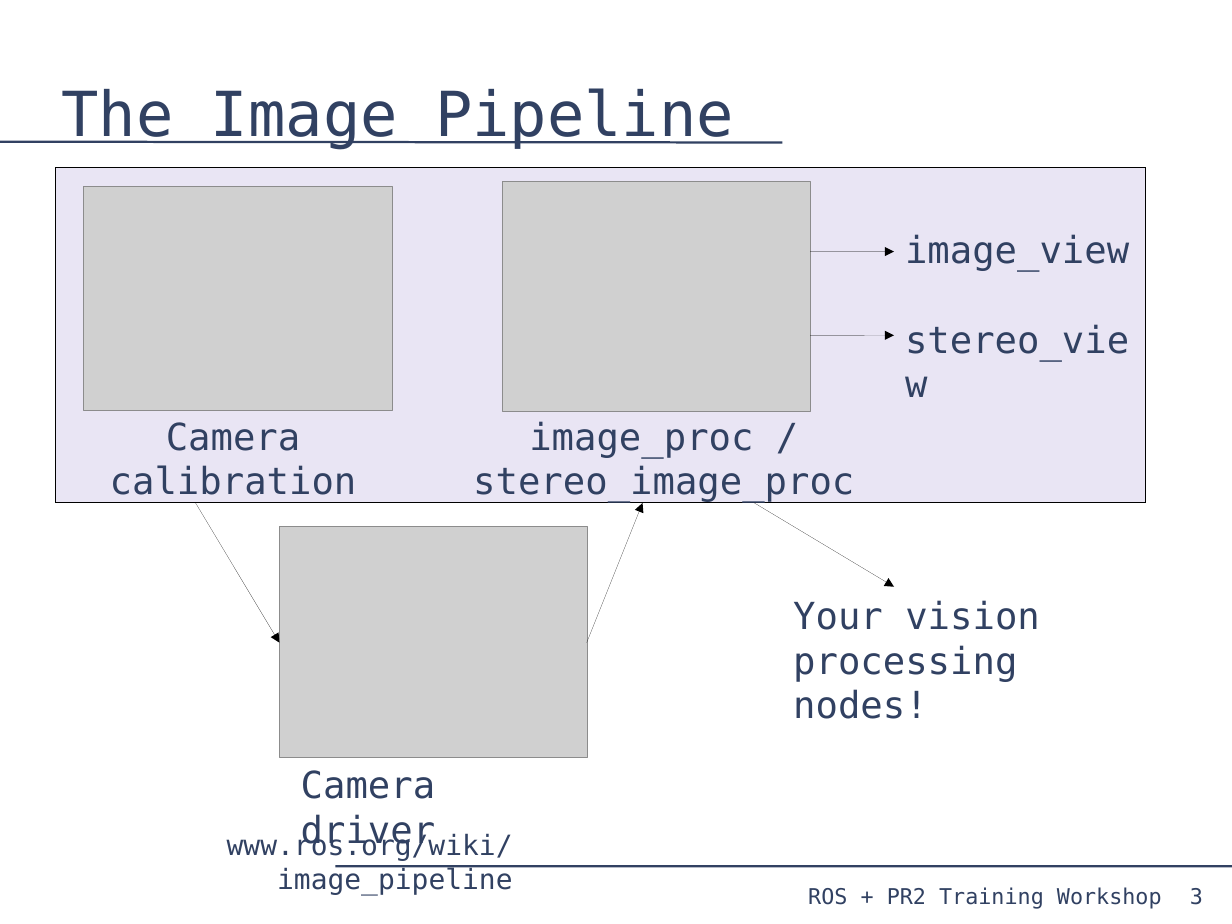
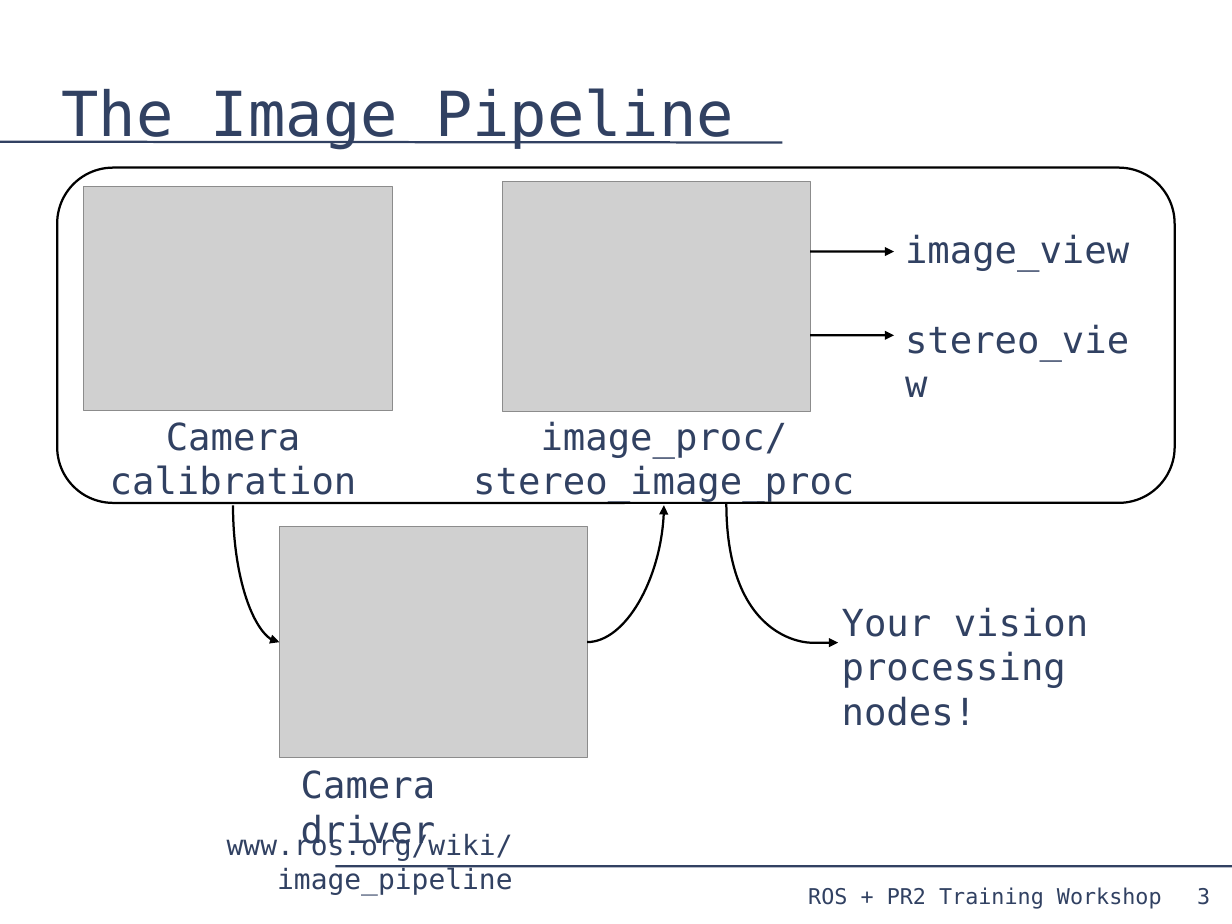
Before and after one commit to PR2/pr2_docs, a slide deck: slide 3 of pr2_training_workshop/processing_camera_data/slides.odp. Drawn at 1232x924 pixels with LibreOffice and Linux fonts; fonts in the diff are those of the drawing; grey boxes stand for pictures. Boxes give left, top, right and bottom in pixels: in the first picture for what was removed or moved away, otherwise in the second. Text is boxed around its words. In the diff, an @@ line names an element or a change of style, - is before the commit and + after.

Commit message:
more formatting

```diff
--- a/pr2_training_workshop/processing_camera_data/slides.odp
+++ b/pr2_training_workshop/processing_camera_data/slides.odp
@@ rectangle removed at [56,168,1146,503] @@
@@ rounded rectangle added at [57,168,1175,503], outline #000000 1.45 pt @@
@@ arrow (811, 252) - (894, 252): stroke #000000 0 pt to #000000 1.45 pt @@
@@ arrow (811, 335) - (894, 335): stroke #000000 0 pt to #000000 1.45 pt @@
@@ text at [473,421,854,502]: text changed @@
-image_proc / stereo_image_proc
+image_proc/
+stereo_image_proc
@@ arrow removed from (196, 503) to (279, 643) @@
@@ curved arrow added from (234, 505) to (279, 643), #000000 1.45 pt @@
@@ arrow removed from (587, 643) to (643, 503) @@
@@ curved arrow added from (587, 643) to (664, 505), #000000 1.45 pt @@
@@ freeform shape added at [727,503,838,643], outline #000000 1.45 pt @@
@@ arrow removed from (755, 503) to (894, 587) @@
@@ text "Your vision processing nodes!": place and size @@
-text "Your vision processing nodes!" at [793,600,1040,719]
+text "Your vision processing nodes!" at [842,607,1089,726]
@@ page number: place and size @@
-page number at [1190,888,1203,905]
+page number at [1197,888,1210,905]
```
Also in this commit, not shown: 21 other slides changed.
